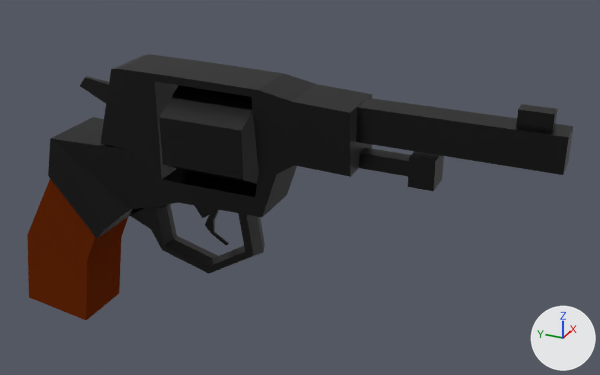
Two versions of the Blender file Assets/objects/Gun/Nagan.blend, one commit apart.
Rendered twice from a 50 mm camera at (-5.19, -2.72, 3.07) aimed at (0.24, -0.27, 0.35). The lights are fixed; the arrows at lower right show +X, +Y and +Z.
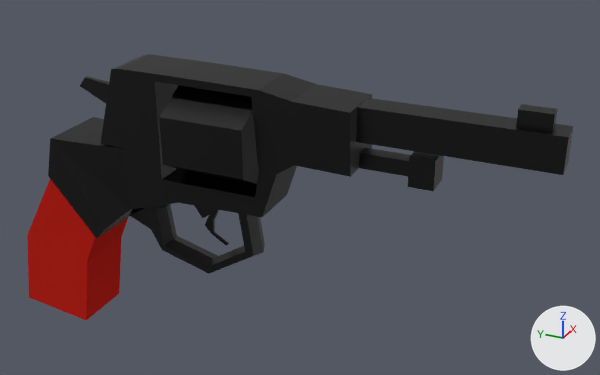
The newer file is also turned or shifted as a whole; pictures and numbers use the older file's frame.

Boxes (x1, y1, x2, y2) around the edits, measured in the pictures (600 x 375 px):
```json
{"object": "Cube", "change": "surface changed, recoloured", "before": [27, 177, 130, 320], "after": [27, 177, 130, 320]}
```

Edits to the scene script, one JSON object a line:
```json
{"block": "mat_material_001", "where": "n1 = _N.new('ShaderNodeMixShader'); n1.name = 'Mix Shader'"}
{"op": "set", "path": "n1.inputs[0].default_value", "old": "0.825", "new": "0.475", "note": "'Factor'"}
{"block": "mat_material_001", "where": "n2 = _N.new('ShaderNodeBsdfPrincipled'); n2.name = 'Principled BSDF'"}
{"op": "set", "path": "n2.inputs[0].default_value", "old": "(0.8, 0.116, 0.00877, 1.0)", "new": "(1.0, 0.0276, 0.0168, 1.0)", "note": "'Base Color', orange #e76017 -> 'Base Color', red #ff2e23"}
```
